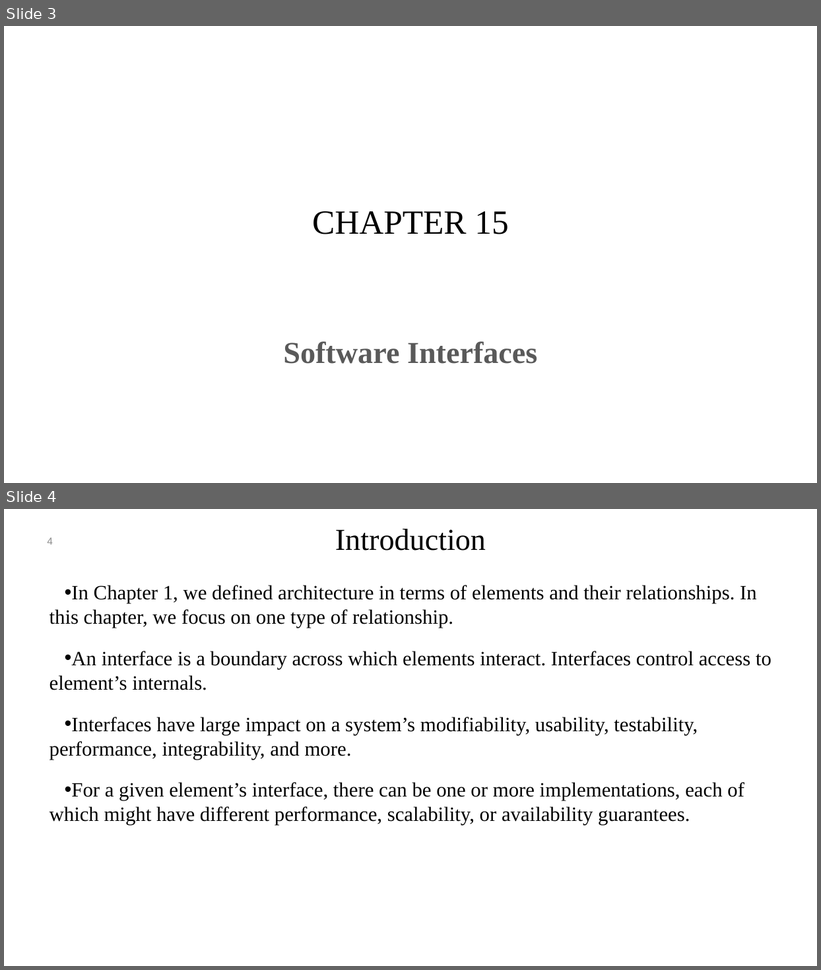
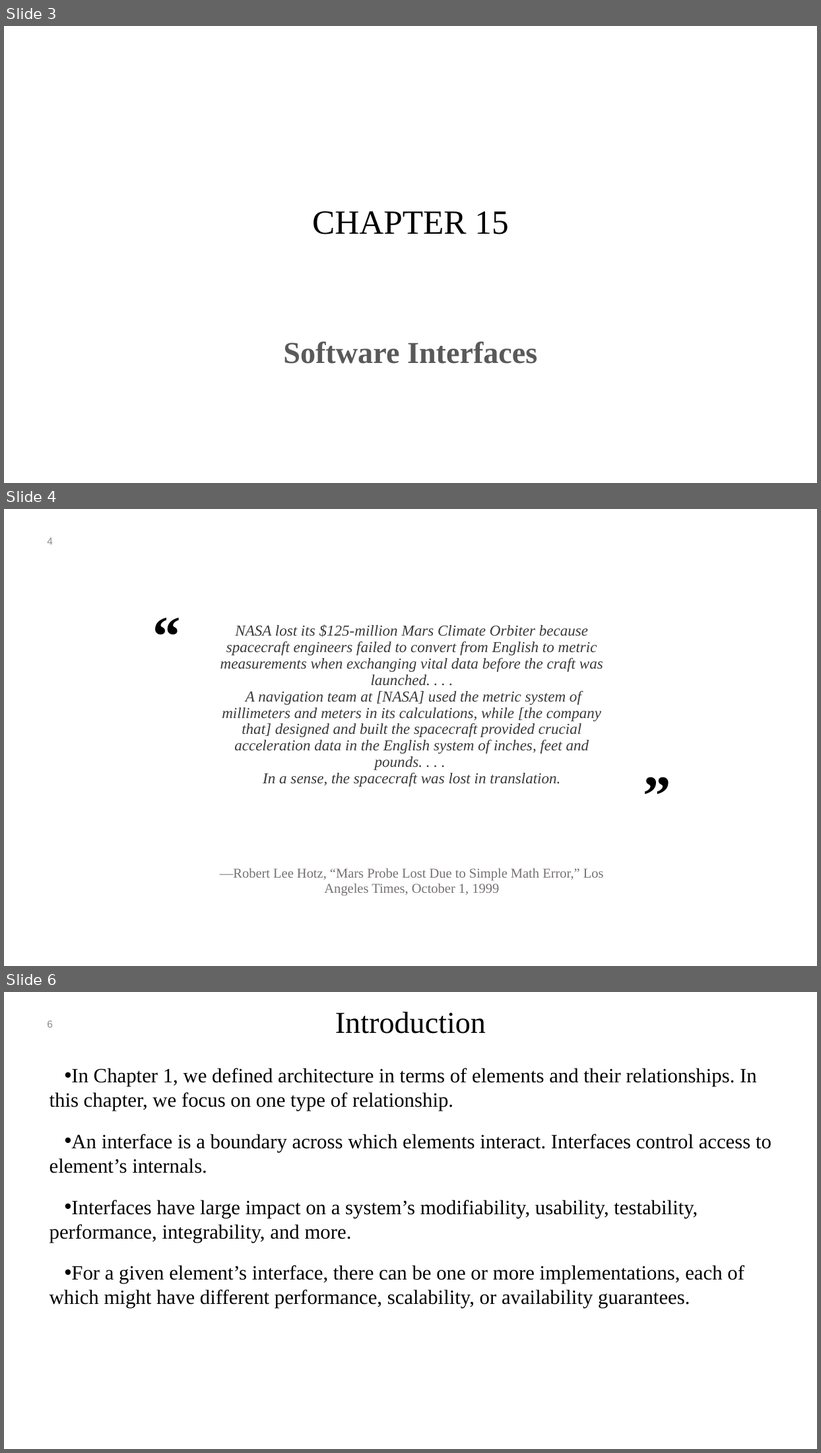
Before and after one commit to mohamad-khorsandi/slides-of-software-architecture-in-practice-4th-ed, a slide deck: chapter 15.pptx. Shown one above the other, each under a label of ours: slides 3 and 4 before the commit, slides 3, 4 and 6 after it; the slides between them are not shown. The pictures are 821x970 and 821x1453 pixels, drawn with LibreOffice and Linux fonts; fonts in the diff are those of the drawing; background and template pictures are left out. Boxes give left, top, right and bottom in pixels: in the first picture for what was removed or moved away, otherwise in the second. Text is boxed around its words. In the diff, an @@ line names an element or a change of style, - is before the commit and + after.

```diff
--- a/chapter 15.pptx
+++ b/chapter 15.pptx
@@ slide 4 added at <box>4,509,817,966</box>, background #FFFFFF @@
@@ page number added at <box>47,537,53,545</box>, 12 pt, text #8C8C8C @@
+4
@@ text added at <box>128,596,206,670</box>, 66 pt, text #000000, bold @@
+“
@@ text added at <box>220,625,603,787</box>, 18 pt, text #3B3838, italic @@
+NASA lost its $125-million Mars Climate Orbiter because spacecraft engineers failed to convert from English to metric measurements when exchanging vital data before the craft was launched. . . .
+A navigation team at [NASA] used the metric system of millimeters and meters in its calculations, while [the company that] designed and built the spacecraft provided crucial acceleration data in the English system of inches, feet and pounds. . . .
+In a sense, the spacecraft was lost in translation.
@@ text added at <box>618,755,696,829</box>, 66 pt, text #000000, bold @@
+”
@@ text added at <box>220,869,604,896</box>, 16 pt, text #767171 @@
+—Robert Lee Hotz, “Mars Probe Lost Due to Simple Math Error,” Los Angeles Times, October 1, 1999
@@ what was slide 4 is now slide 6 @@
@@ page number at <box>47,1020,53,1028</box>: text changed @@
-4
+6
```
Also in this commit, not shown: 2 other slides added, 9 other files.
